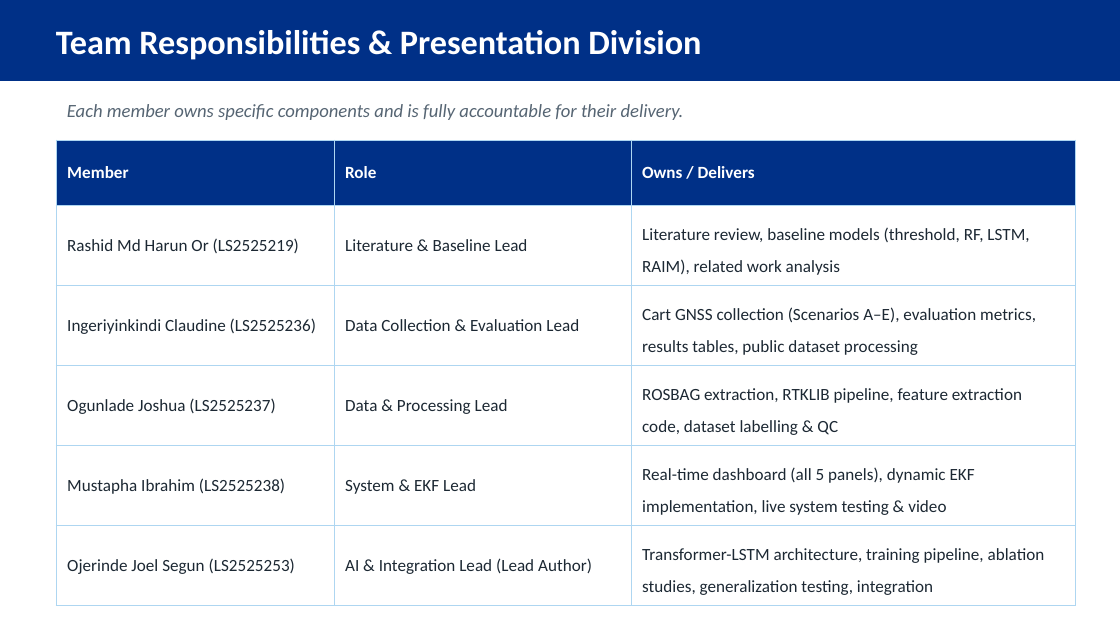
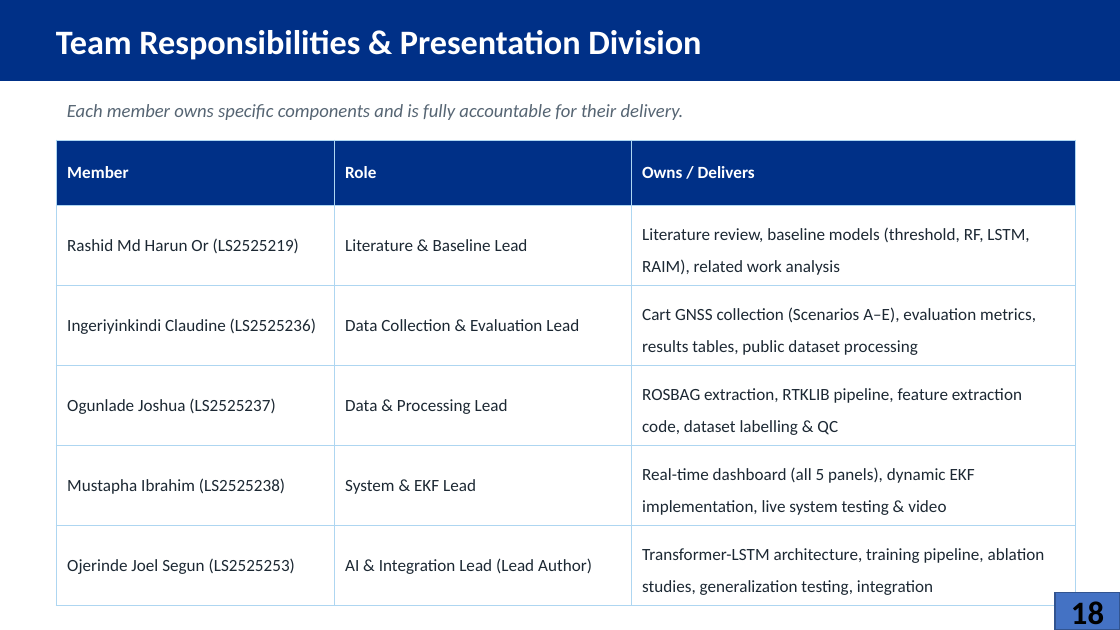
Before and after one commit to Jorshuare/AI-Based-Prediction-for-GNSS-Signal-Degradation, a slide deck: slide 18 of proposal/Presentations/GNSS_Proposal_Presentation_v2.pptx (slide 25 before the commit). Drawn at 1120x630 pixels with LibreOffice and Linux fonts; fonts in the diff are those of the drawing. Boxes give left, top, right and bottom in pixels: in the first picture for what was removed or moved away, otherwise in the second. Text is boxed around its words. In the diff, an @@ line names an element or a change of style, - is before the commit and + after.

```diff
--- a/proposal/Presentations/GNSS_Proposal_Presentation_v2.pptx
+++ b/proposal/Presentations/GNSS_Proposal_Presentation_v2.pptx
@@ rectangle added at box(1055, 592, 1120, 630), fill #4472C4, outline #325491 1 pt, 21 pt, text #000000, bold @@
+18
```
Also in this commit, not shown: 10 other slides changed, 7 slides added, 15 slides removed.
